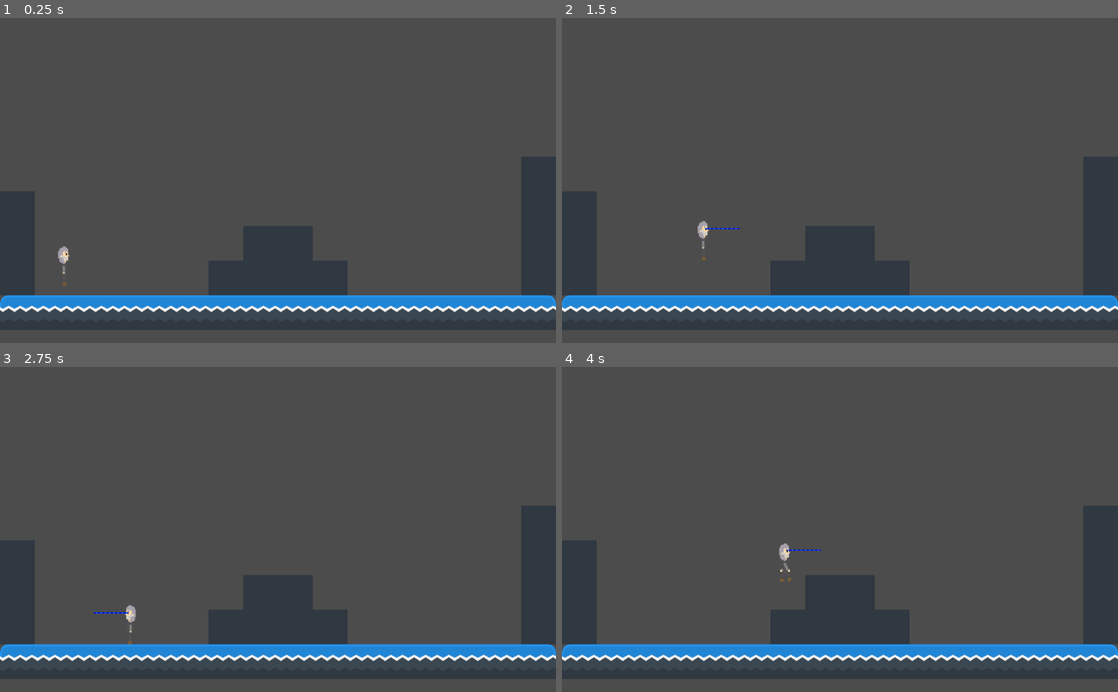
Above: before the commit, frames 1-4 (two rows, left to right).
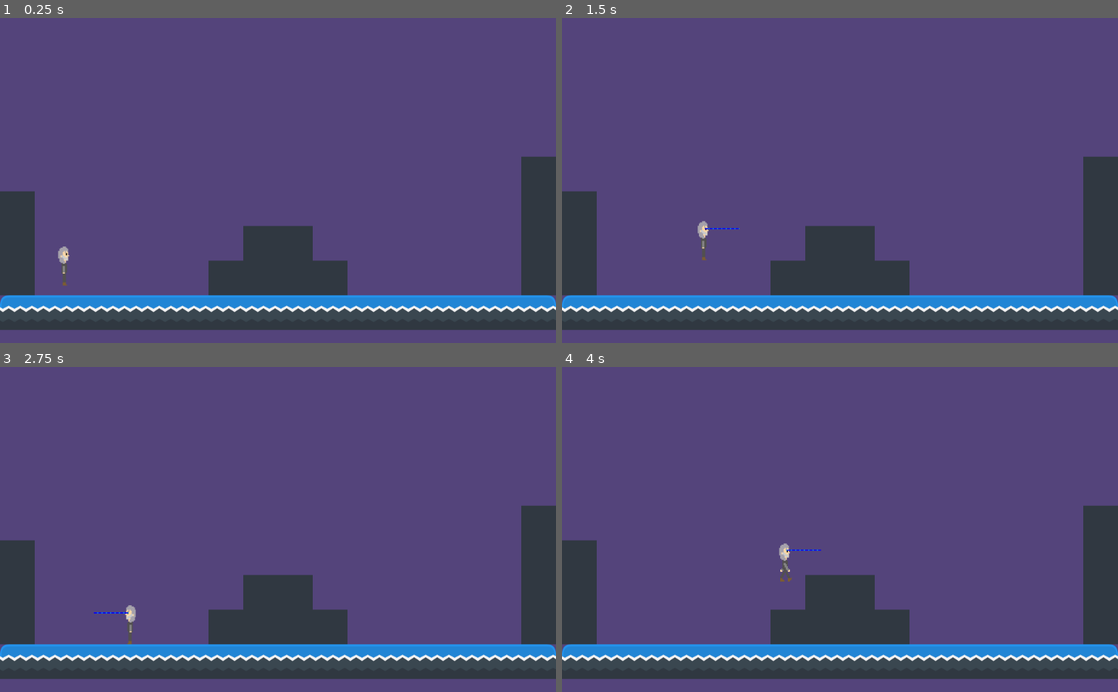
Above: after the commit, the same moments.

Repository: bsu-cs315/P2-djisenberg
Game: Godot game, scene res://World.tscn
The game is run twice, just before and just after one commit, with the same random seed, the same clock (stepped at 60 frames per second) and the same inputs.
Inputs:
- Up to frame 1 (0.25 s): no input
- Up to frame 2 (1.5 s): hold Shift (laser) 0.53-1.28 s; hold Right (move_right) from 0.53 s (still down); tap Up (move_up) at 0.77 s; tap Shift (laser) at 1.35 s
- Up to frame 3 (2.75 s): tap Up (move_up) at 1.52 s; release Right (move_right) at 2.03 s; hold Left (move_left) from 2.03 s (still down); hold Shift (laser) from 2.03 s (still down)
- Up to frame 4 (4 s): release Left (move_left) at 2.78 s; release Shift (laser) at 2.78 s; hold Right (move_right) from 2.78 s (still down); tap Shift (laser) at 2.85 s; tap Up (move_up) at 3.02, 3.77 s; hold Shift (laser) from 3.53 s (still down)

The runs differ from the first frame. In frame 1, 81% of the frame differs, in the area x 0-100%, y 0-100%; in frame 2, 81%; in frame 3, 81%; in frame 4, 81%.

Commit message:
Add background and type hints

Diff:
--- a/project/Laser.tscn
+++ b/project/Laser.tscn
@@ -41,7 +41,7 @@
 [node name="AnimatedSprite" type="AnimatedSprite" parent="."]
 scale = Vector2( 2, 2 )
 frames = SubResource( 5 )
-frame = 3
+frame = 2
 playing = true
 
 [node name="CollisionShape2D" type="CollisionShape2D" parent="."]
--- a/project/Player.gd
+++ b/project/Player.gd
@@ -1,12 +1,12 @@
 extends KinematicBody2D
 
-var _velocity := Vector2.ZERO
-var _speed := 150
-var _gravity := 600
-var _jump_impulse := 300
-var _laser = preload("res://Laser.tscn")
-var _laserActive = false
-var _laserTimer = 0
+var _velocity : Vector2 = Vector2.ZERO
+var _speed : int = 150
+var _gravity : int = 600
+var _jump_impulse : int = 300
+var _laser : PackedScene = preload("res://Laser.tscn")
+var _laserActive : bool = false
+var _laserTimer : float = 0
 
 onready var _sprite := find_node("AnimatedSprite")
 
@@ -14,8 +14,8 @@
 	if Input.is_action_pressed("laser") and _laserActive == false:
 		_laserActive = true
 		_laserTimer = 1.5
-		var _laserEyes0 = _laser.instance()
-		var _laserEyes1 = _laser.instance()
+		var _laserEyes0 : KinematicBody2D = _laser.instance()
+		var _laserEyes1 : KinematicBody2D = _laser.instance()
 		_laserEyes0.move_local_x(18)
 		_laserEyes0.move_local_y(-22)
 		_laserEyes1.move_local_x(50)
--- a/project/World.tscn
+++ b/project/World.tscn
@@ -6,6 +6,7 @@
 [ext_resource path="res://Player.tscn" type="PackedScene" id=4]
 [ext_resource path="res://Player.gd" type="Script" id=5]
 [ext_resource path="res://sprites/tileBlue_03.png" type="Texture" id=6]
+[ext_resource path="res://sprites/set2_background.png" type="Texture" id=7]
 
 [sub_resource type="ConvexPolygonShape2D" id=1]
 points = PoolVector2Array( 64, 64, 0, 64, 0, 0, 64, 0 )
@@ -115,3 +116,9 @@
 tile_set = SubResource( 3 )
 format = 1
 tile_data = PoolIntArray( 262159, 5, 0, 327680, 5, 0, 327695, 5, 0, 393216, 5, 0, 393223, 5, 0, 393224, 5, 0, 393231, 5 …(313 unchanged characters)…
+
+[node name="Background" type="Sprite" parent="."]
+position = Vector2( 512, 300 )
+scale = Vector2( 1.6, 1.25 )
+z_index = -1
+texture = ExtResource( 7 )
Not shown: 1 places in project/World.tscn that only renumber resources
Binary file added: project/sprites/set2_background.png
Not shown, added: project/sprites/set2_background.png.import
